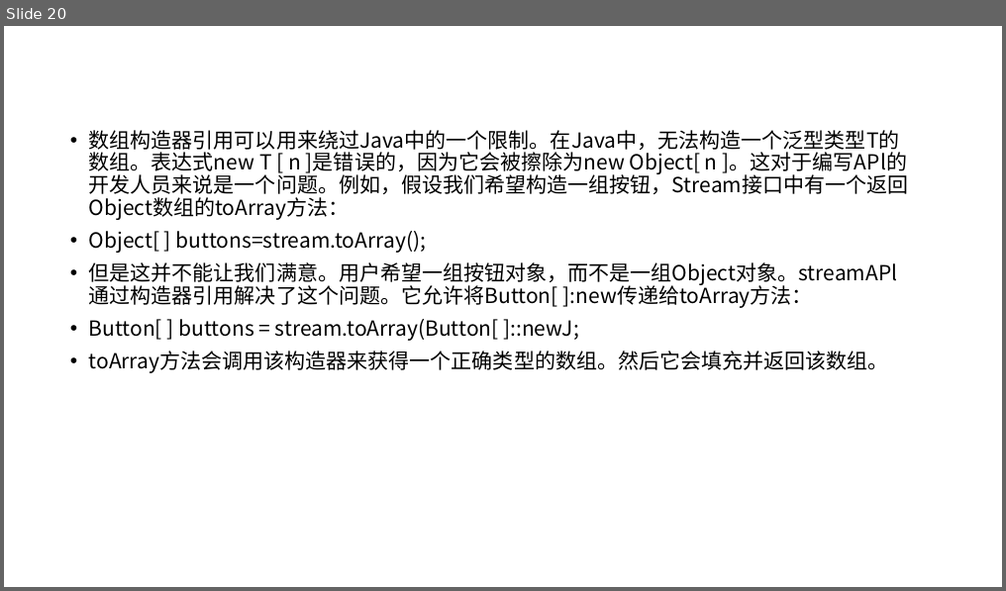
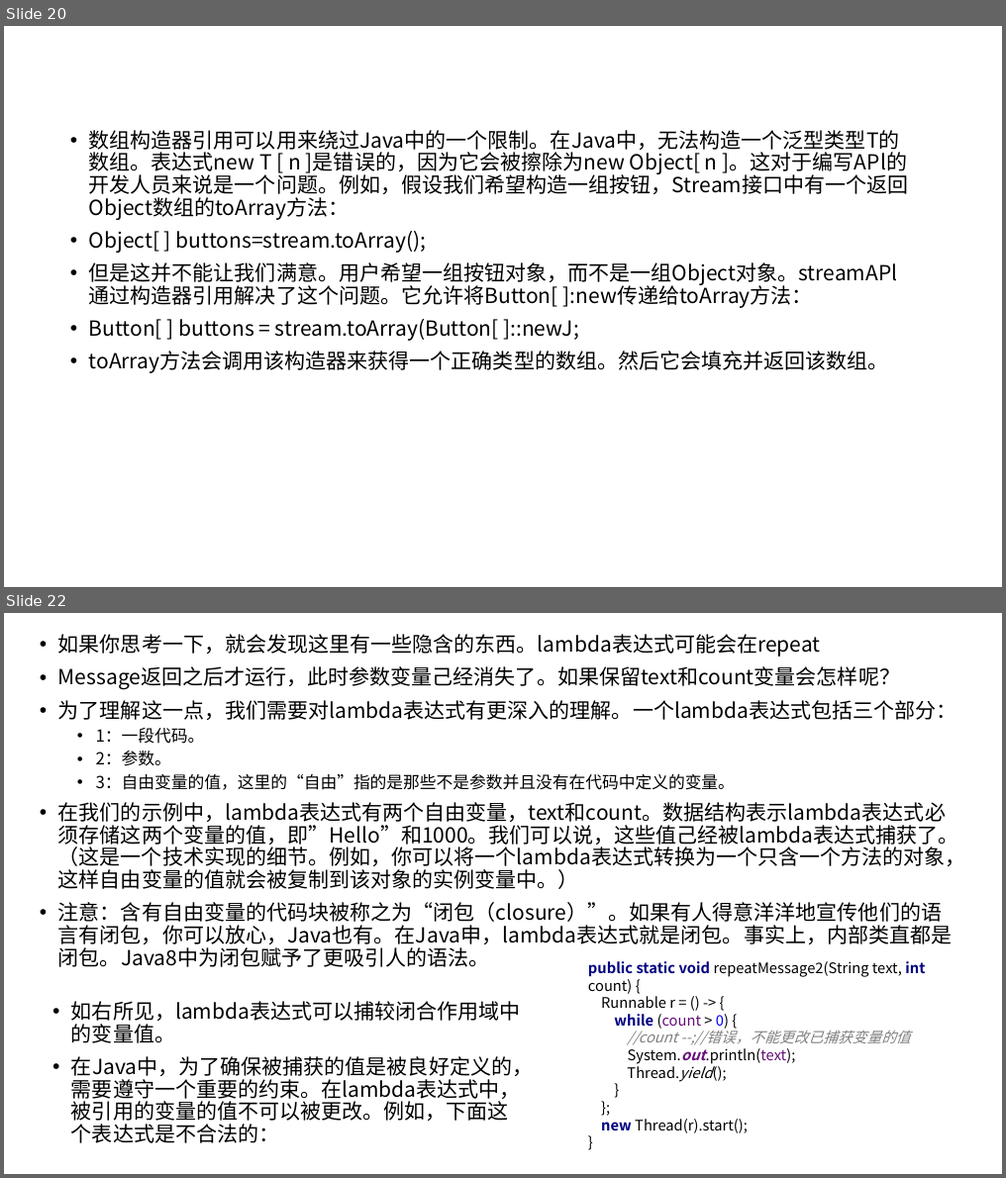
Before and after one commit to ProSayJ/springbootstudy, a slide deck: doc/ppt/读书笔记/写给大忙人看的Java SE 8.pptx. Shown one above the other, each under a label of ours: slide 20 before the commit, slides 20 and 22 after it; the slides between them are not shown. The pictures are 1006x591 and 1006x1178 pixels, drawn with LibreOffice and Linux fonts; fonts in the diff are those of the drawing. Boxes give left, top, right and bottom in pixels: in the first picture for what was removed or moved away, otherwise in the second. Text is boxed around its words. In the diff, an @@ line names an element or a change of style, - is before the commit and + after.

```diff
--- a/doc/ppt/读书笔记/写给大忙人看的Java SE 8.pptx
+++ b/doc/ppt/读书笔记/写给大忙人看的Java SE 8.pptx
@@ slide 22 added at [4, 613, 1002, 1174], background #FFFFFF @@
@@ text added at [58, 634, 966, 967], 20 pt, text #000000 @@
+• 如果你思考一下，就会发现这里有一些隐含的东西。lambda表达式可能会在repeat
+• Message返回之后才运行，此时参数变量己经消失了。如果保留text和count变量会怎样呢？
+• 为了理解这一点，我们需要对lambda表达式有更深入的理解。一个lambda表达式包括三个部分：
+  • 1：一段代码。
+  • 2：参数。
+  • 3：自由变量的值，这里的“自由”指的是那些不是参数并且没有在代码中定义的变量。
+• 在我们的示例中，lambda表达式有两个自由变量，text和count。数据结构表示lambda表达式必须存储这两个变量的值，即”Hello”和1000。我们可以说，这些值己经被lambda表达式捕获了。（这是一个技术实现的细节。例如，你可以将一个lambda表达式转换为一个只含一个方法的对象，这样自由变量的值就会被复制到该对象的实例变量中。）
+• 注意：含有自由变量的代码块被称之为“闭包（closure）”。如果有人得意洋洋地宣传他们的语言有闭包，你可以放心，Java也有。在Java申，lambda表达式就是闭包。事实上，内部类直都是闭包。Java8中为闭包赋予了更吸引人的语法。
@@ text added at [588, 961, 925, 1134], 14 pt, text #000000 @@
+public static void repeatMessage2(String text, int count) {
+Runnable r = () -> {
+while (count > 0) {
+//count --;//错误，不能更改已捕获变量的值
+System.out.println(text);
+Thread.yield();
+}
+};
+new Thread(r).start();
+}
@@ text added at [71, 1001, 533, 1144], 20 pt, text #000000 @@
+• 如右所见，lambda表达式可以捕较闭合作用域中的变量值。
+• 在Java中，为了确保被捕获的值是被良好定义的，需要遵守一个重要的约束。在lambda表达式中，被引用的变量的值不可以被更改。例如，下面这个表达式是不合法的：
```
Also in this commit, not shown: 1 slide changed, 5 other slides added, 6 slides removed, 2 other files.
